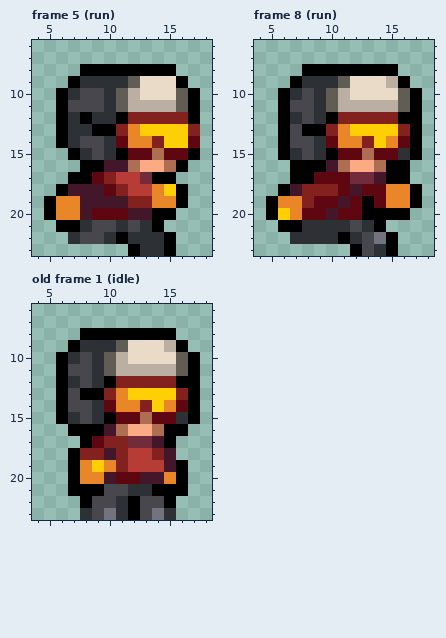
File history of a pixel-art file, concept/art/hero.aseprite. The picture above is the old version.
32x32 pixels, 24 frames. Shown: frame 5 (run): x 4..18, y 6..23; frame 8 (run): x 4..18, y 6..23; old frame 1 (idle): x 4..18, y 6..23. The old version is drawn lined up with the new one, on the new canvas. The commit also changed other frames, which this record leaves out.
After:
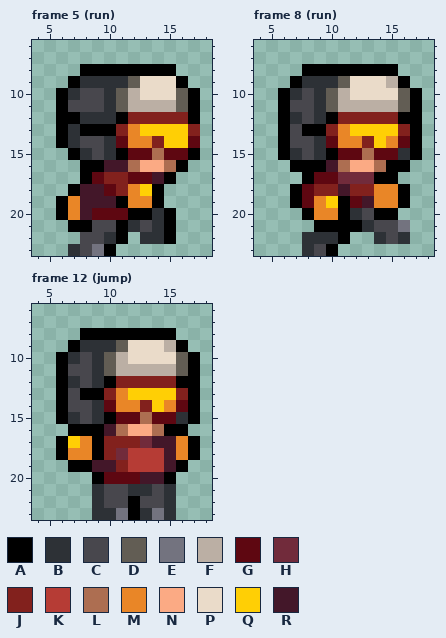
Palette (. is transparent): A #000000  B #2d3136  C #48474d  D #625d54  E #73737f  F #bbafa4  G #5e0711  H #712b3b  J #82211d  K #b63c35  L #ad6e51  M #e98627  N #fbaa84  P #eadbc9  Q #ffcf05  R #431729
A new or re-ordered frame is compared with the old frame closest to it.
Edits made:
canvas 32x32 -> 24x24, the old top-left corner now at -4,-8 (the part of the old canvas that was cut away was empty and is not shown)
frames re-ordered
Changed rows in their new state; - is an unchanged pixel.
Frame 5 (run):
first column x 7:
12 AB
13 -A
first column x 5:
17 --.---JGGR--
18 -.A----MQA..
19 .A----AMMA..
20 .A-----AAB--
21 -.-A--ABCBA-
22 --.----.----
23 --BCEA-....-
Frame 8 (run):
first column x 5:
17 --.---H--A-.-
18 -.AG--RJJM-A.
19 ..AGMQA-RM-A.
20 ...AMMABC--.-
21 -...AAAA-CCE-
22 --.----..BCB-
23 ---BCA-....--
Frame 12 (jump) against old frame 1 (idle):
first column x 6:
17 AQMA--J--RMA
18 AMMAJH--K-MA
19 --ARR-------
20 -..AG----A.-
21 -..B----CB.-
22 --.B-C---B--
23 --.BBE-B----
